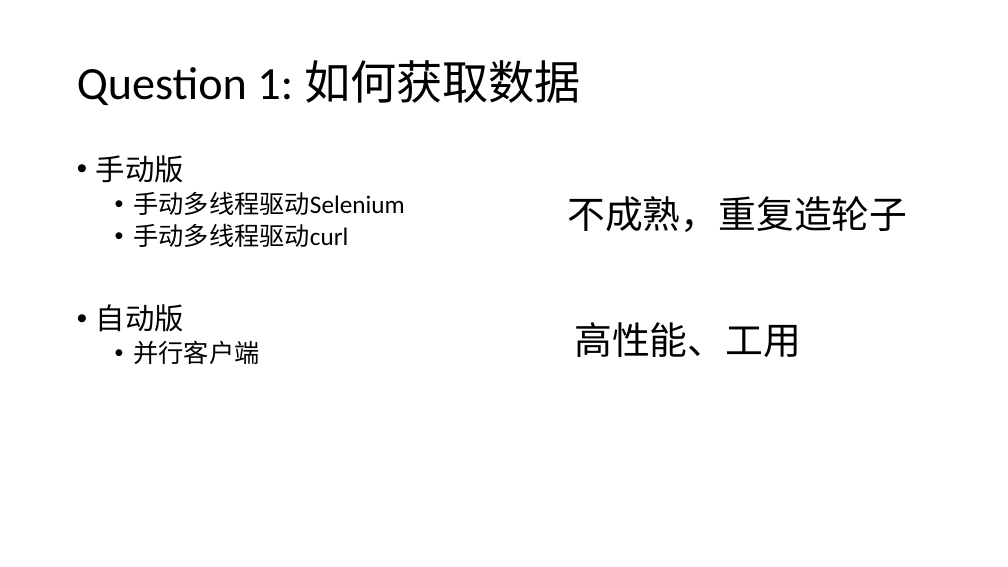
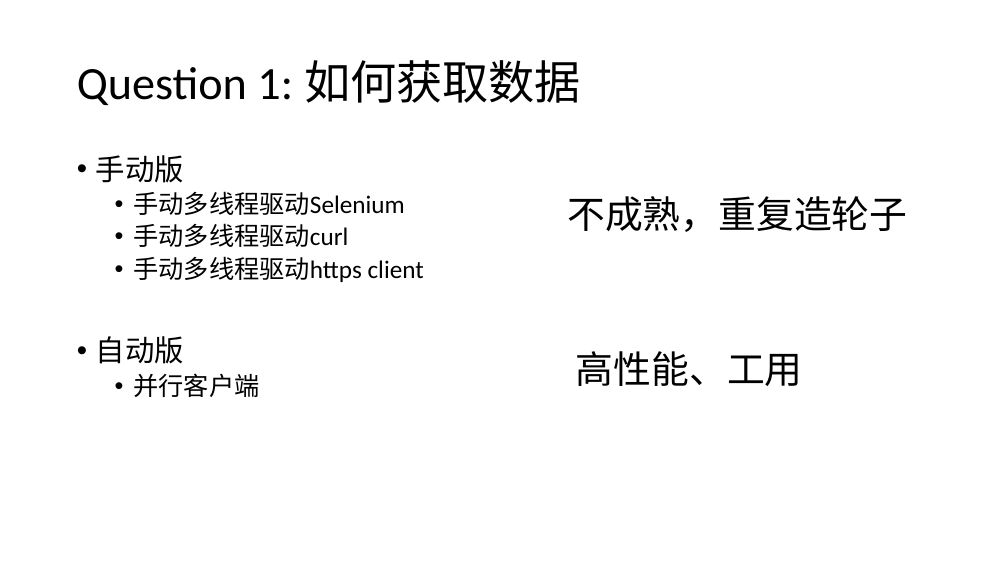
Before and after one commit to csliangdu/ExchangeAgg, a slide deck: slide 10 of doc/Coin.pptx. Drawn at 1008x567 pixels with LibreOffice and Linux fonts; fonts in the diff are those of the drawing. Boxes give left, top, right and bottom in pixels: in the first picture for what was removed or moved away, otherwise in the second. Text is boxed around its words. In the diff, an @@ line names an element or a change of style, - is before the commit and + after.

```diff
--- a/doc/Coin.pptx
+++ b/doc/Coin.pptx
@@ text at [134,256,424,282]: paragraph added @@
+  • 手动多线程驱动https client
@@ text "高性能、工用": place and size @@
-text "高性能、工用" at [574,322,801,357]
+text "高性能、工用" at [576,351,803,386]
```
Also in this commit, not shown: 9 other slides changed.
